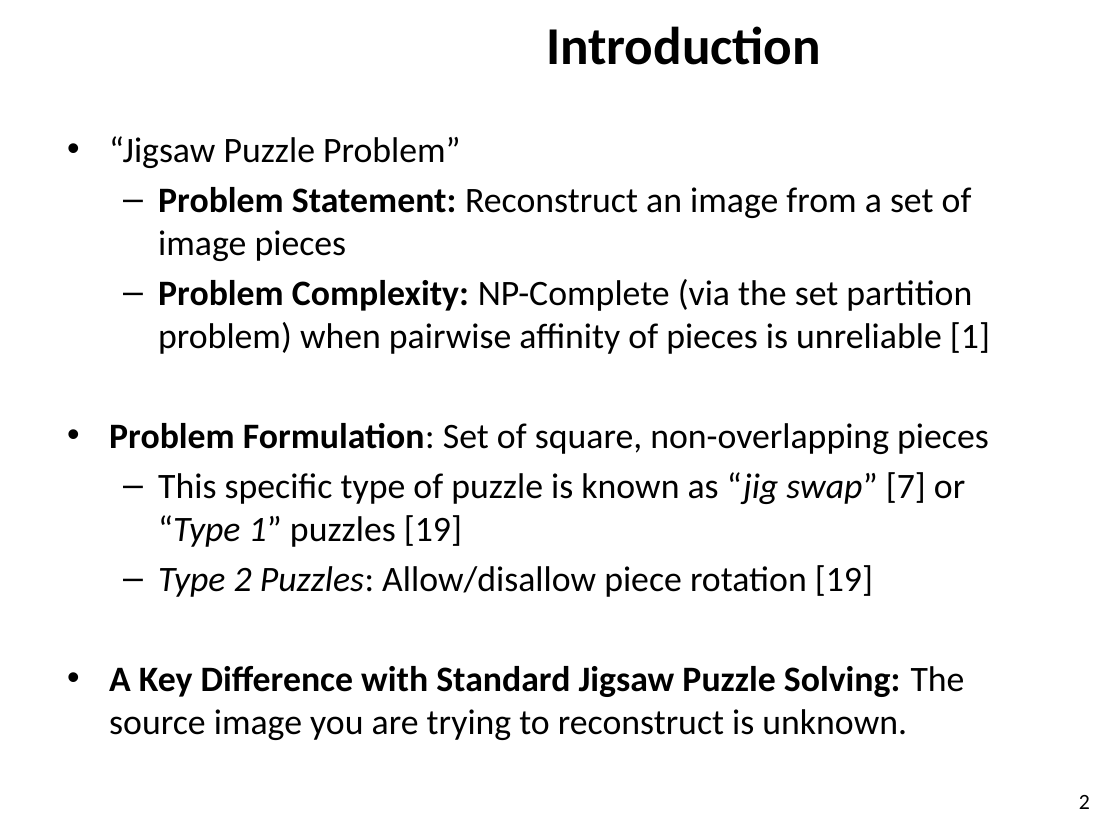
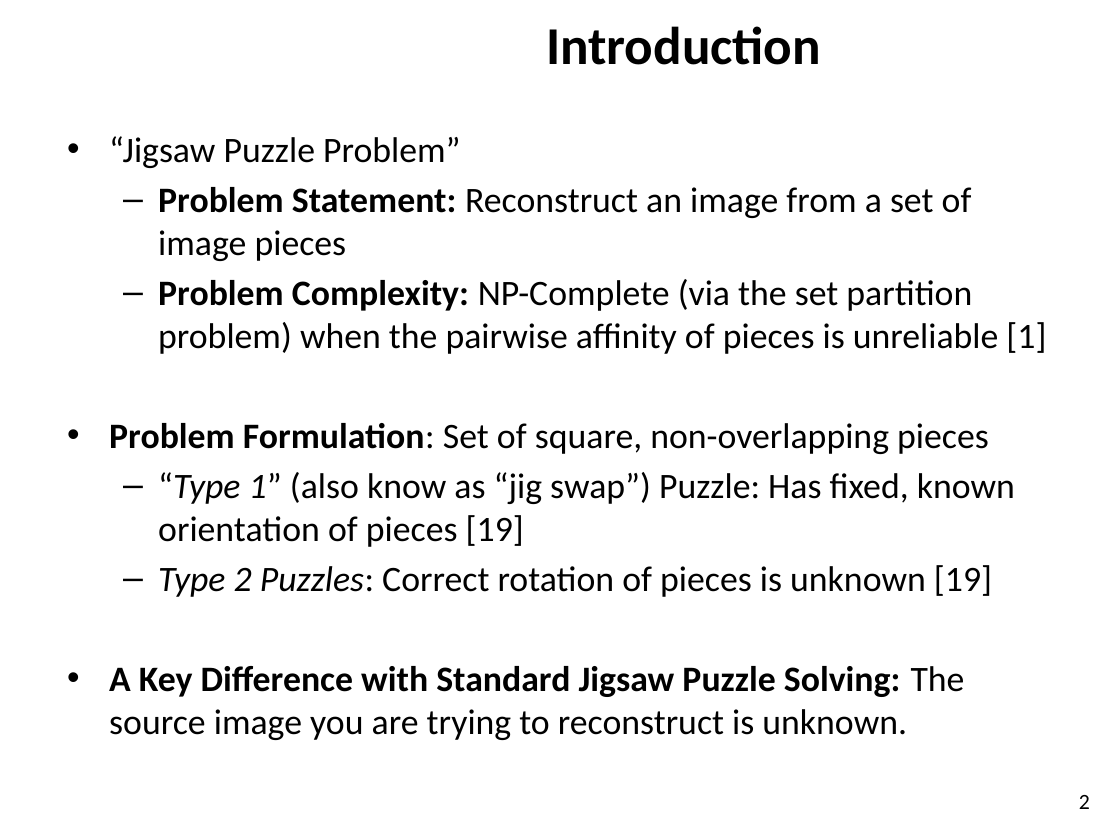
Before and after one commit to ZaydH/sjsu_thesis, a slide deck: slide 2 of Papers/Zayd_Hammoudeh_-_Square_Jigsaw_Puzzle_Problem_Literature_Review.pptx. Drawn at 1120x840 pixels with LibreOffice and Linux fonts; fonts in the diff are those of the drawing; background and template pictures are left out. Boxes give left, top, right and bottom in pixels: in the first picture for what was removed or moved away, otherwise in the second. Text is boxed around its words. In the diff, an @@ line names an element or a change of style, - is before the commit and + after.

```diff
--- a/Papers/Zayd_Hammoudeh_-_Square_Jigsaw_Puzzle_Problem_Literature_Review.pptx
+++ b/Papers/Zayd_Hammoudeh_-_Square_Jigsaw_Puzzle_Problem_Literature_Review.pptx
@@ text at bbox=[158, 279, 1046, 354]: text changed @@
-  – Problem Complexity: NP-Complete (via the set partition problem) when pairwise affinity of pieces is unreliable [1]
+  – Problem Complexity: NP-Complete (via the set partition problem) when the pairwise affinity of pieces is unreliable [1]
@@ text at bbox=[158, 472, 1015, 597]: text changed @@
-  – This specific type of puzzle is known as “jig swap” [7] or “Type 1” puzzles [19]
-  – Type 2 Puzzles: Allow/disallow piece rotation [19]
+  – “Type 1” (also know as “jig swap”) Puzzle: Has fixed, known orientation of pieces [19]
+  – Type 2 Puzzles: Correct rotation of pieces is unknown [19]
```
Also in this commit, not shown: 19 other slides changed, 2 slides added, 1 slide removed, 1 other file.
